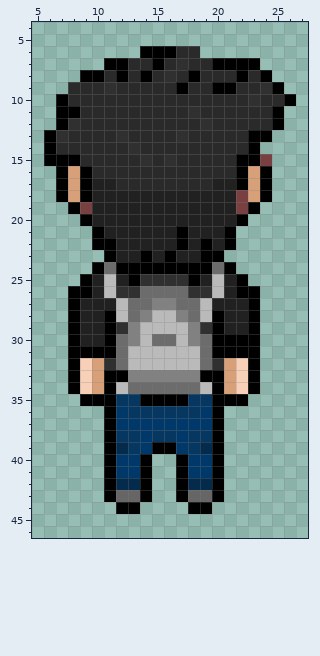
Edited in one commit: pixel-art sprite (rekindling-of-ashes/Assets/Sprites/People/Player/PlayerU.png). Above, as it was before the edit.
The file is 32x48 pixels. Colours within 5 levels of each other are drawn and written as one. Shown: x 5..27, y 4..46.
New version:
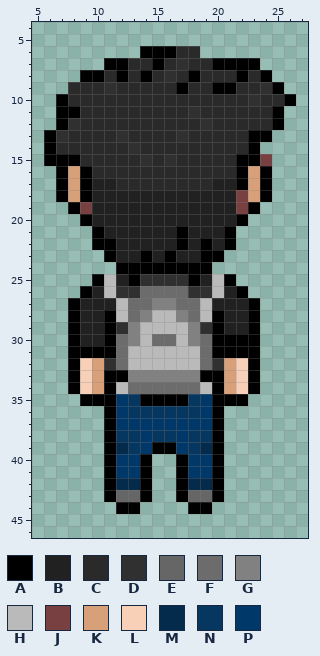
Palette (. is transparent): A #000000  B #212121  C #2a2a2a  D #303030  E #666666  F #6c6c6c  G #818181  H #bababa  J #784040  K #d8a078  L #f8d0b8  M #042b4b  N #063760  P #003969
Change:
y 24: x 10..11 AF -> ..; x 20..21 FA -> ..
y 25: x 9..10 AB -> .A; x 21..22 BA -> A.
y 26: x 8 A -> .; x 23 A -> .
y 35: x 12 N -> P; x 19 N -> P
